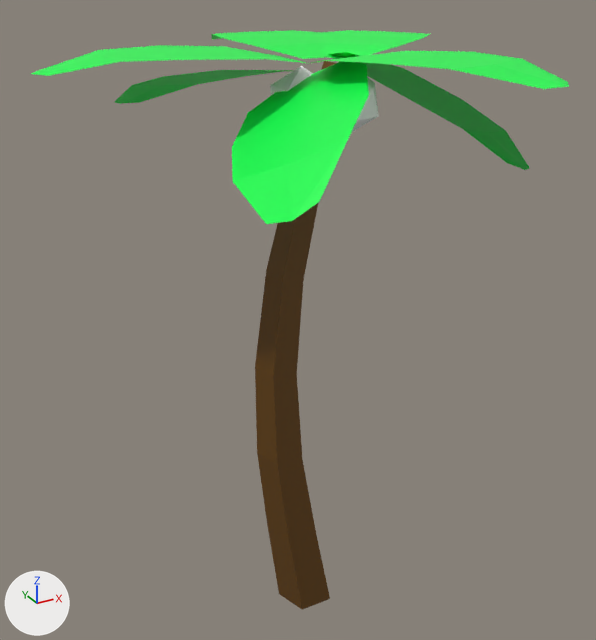
One commit to the Blender file yazishu.blend: the scene before it, then after it.
Camera for both pictures: a camera (50 mm lens) standing at (-12.1, -21.1, 21.7) and looking at (-0.3, 0.4, 10.9). The lights are fixed; the arrows at lower left show +X, +Y and +Z.

The older version as bpy lines, for what is in view:
```python
mat_材质 = principled_material('材质')
mat_材质.texture = img_colortexture_png
me_柱体 = bpy.data.meshes.new('柱体')
me_柱体.from_pydata(...)  # 164 vertices, 128 faces; spans x -7.7..6.5, y -7.4..7.4, z 0.0..19.4
me_柱体.materials.append(mat_材质)  # picture img_colortexture_png
ob_柱体 = bpy.data.objects.new('柱体', me_柱体)
ob_柱体.location = (0.0, 0.0, 0.0)
```
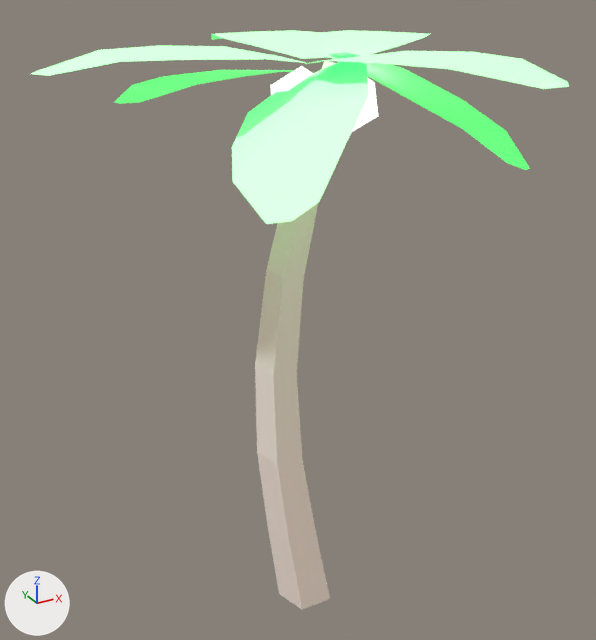
Changed parts and their boxes [x1, y1, x2, y2] in the pictures (596 x 640 px):
'柱体', recoloured: [31, 30, 569, 610] in both

Patch to the scene script:
```diff
--- a/yazishu.blend.py
+++ b/yazishu.blend.py
@@ mat_材质 @@
 _N = mat_材质.node_tree.nodes; _L = mat_材质.node_tree.links
+n2 = _N.new('ShaderNodeOutputMaterial'); n2.name = 'Material Output'
+n1 = _N.new('ShaderNodeTexImage'); n1.name = '图像纹理'
+n1.image = img_colortexture_png
 n0 = _N.new('ShaderNodeBsdfPrincipled'); n0.name = 'Principled BSDF'
@@ mat_材质 @@
 n0.subsurface_method = 'BURLEY'
-n1 = _N.new('ShaderNodeTexImage'); n1.name = '图像纹理'
-n1.image = img_colortexture_png
-n2 = _N.new('ShaderNodeOutputMaterial'); n2.name = 'Material Output'
+n0.inputs[2].default_value = 0.99  # 'Roughness'
+n0.inputs[13].default_value = 0.51  # 'Specular IOR Level'
+n0.inputs[28].default_value = 1.0  # 'Emission Strength'
 _L.new(n0.outputs[0], n2.inputs[0])  # 'BSDF' to 'Surface'
-_L.new(n1.outputs[0], n0.inputs[0])  # 'Color' to 'Base Color'
+_L.new(n1.outputs[0], n0.inputs[27])  # 'Color' to 'Emission Color'
```
